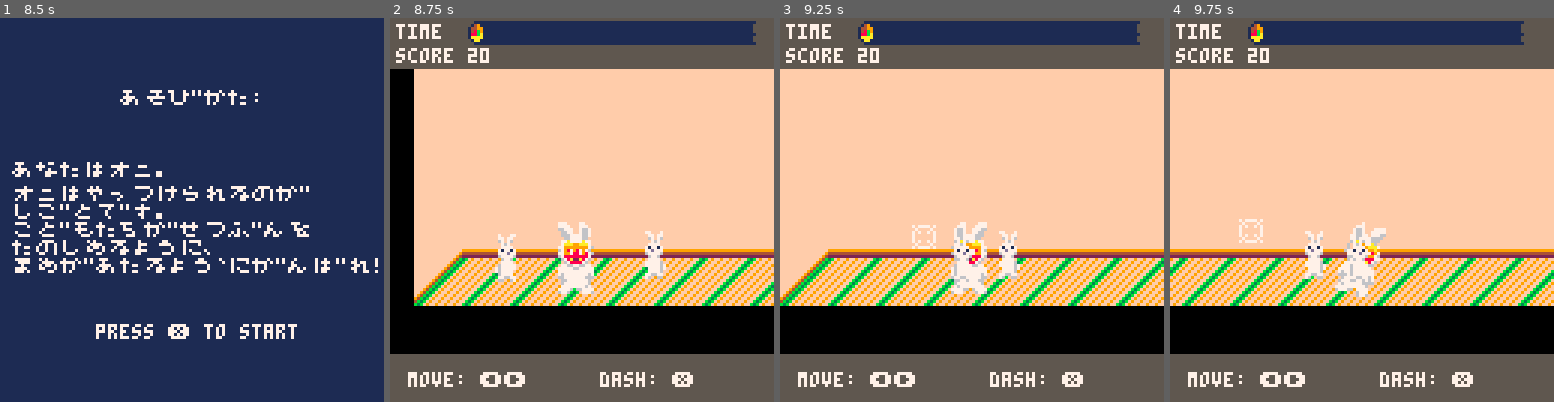
Above: before the commit, frames 1-4 (left to right).
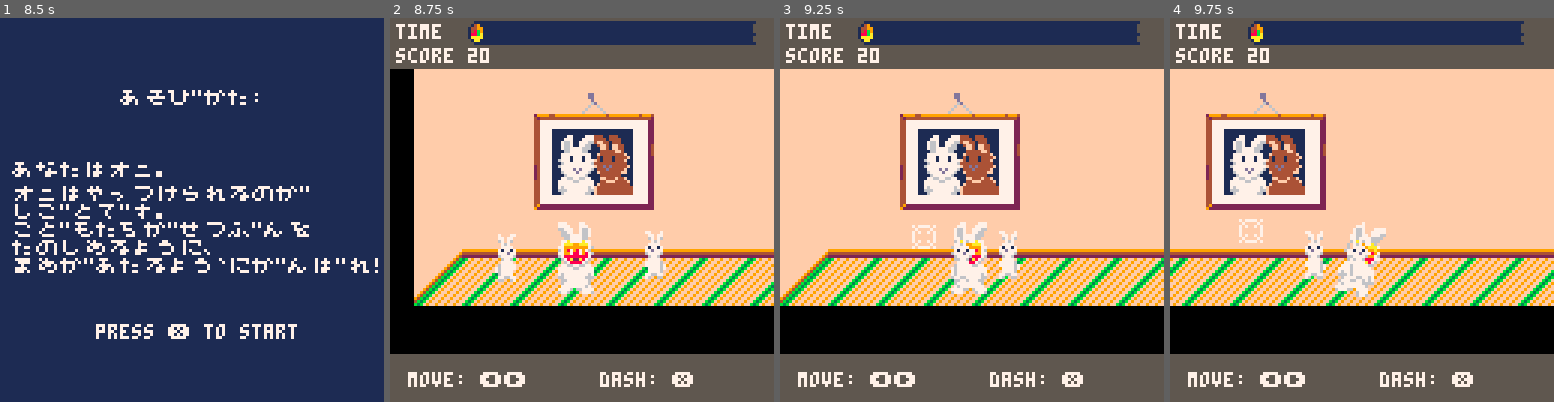
Above: after the commit, the same moments.

Repository: josiahp/setsubun
Game: PICO-8 cartridge setsubun.p8
The game is run twice, just before and just after one commit, with the same random seed, the same clock (stepped at 60 frames per second) and the same inputs.
Inputs:
- Up to frame 1 (8.5 s): tap X (X key) at 0.33, 1.07, 1.85, 2.97, 4.08, 5.2, 6.32, 7.43 s; tap O (Z key) at 0.7, 1.7, 2.1, 2.5, 2.9, 3.3, 3.7, 4.1, 4.5, 4.9, 5.3, 5.7, 6.1, 6.5, 6.9, 7.3, 7.7, 8.1 s; hold Right 1.6-2.1 s; hold Right 2.47-3.03 s; hold Left 3.08-3.58 s; hold Right 4.02-4.68 s; hold Left 5.08-5.68 s; hold Right 6.08-6.58 s; hold Right 6.63-7.13 s; hold Right 7.5-8.07 s; hold Left from 8.12 s (still down)
- Up to frame 2 (8.75 s): tap O (Z key) at 8.5 s; tap X (X key) at 8.55 s; release Left at 8.62 s
- Up to frame 3 (9.25 s): tap O (Z key) at 8.9 s; hold Right from 9.05 s (still down)
- Up to frame 4 (9.75 s): tap O (Z key) at 9.3, 9.7 s; tap X (X key) at 9.67 s; release Right at 9.72 s

Frame 1 is identical in both runs. In frame 2, 7.7% of the frame differs, in the area x 37-69%, y 19-50%; in frame 3, 7.7%; in frame 4, 7.7%.

Commit message:
feat: family picture doodad

Diff:
--- a/setsubun.p8
+++ b/setsubun.p8
@@ -1273,11 +1273,11 @@
 0000000000000000000000000000000000000000000000000000000000000000000000000505050505050505050500000000000000000000000000000000000000000000000000000000000000000000000000000000000000000000000000000000000000000000000000000000000000000000000000000000000000000000
 0000000000000000000000000000000000000000000000000000000000000000000000000505050505050505050000000000000000000000000000000000000000000000000000000000000000000000000000000000000000000000000000000000000000000000000000000000000000000000000000000000000000000000
 0018181818181818181818181818181818181818181818181818181818181818181818000000000000000000000000000000000000000000000000000000000000000000000000000000000000000000000000000000000000000000000000000000000000000000000000000000000000000000000000000000000000000000
-0018181818181818181818181818181818181818181818181818181818181818181818000000000000000000000000000000000000000000000000000000000000000000000000000000000000000000000000000000000000000000000000000000000000000000000000000000000000000000000000000000000000000000
-0018181818181818181818181818181818181818181818181818181818181818181818000000000000000000000000000000000000000000000000000000000000000000000000000000000000000000000000000000000000000000000000000000000000000000000000000000000000000000000000000000000000000000
-0018181818181818181818181818181818181818181818181818181818181818181818000000000000000000000000000000000000000000000000000000000000000000000000000000000000000000000000000000000000000000000000000000000000000000000000000000000000000000000000000000000000000000
-0018181818181818181818181818181818181818181818181818181818181818181818000000000000000000000000000000000000000000000000000000000000000000000000000000000000000000000000000000000000000000000000000000000000000000000000000000000000000000000000000000000000000000
-0018181818181818181818181818181818181818181818181818181818181818181818000000000000000000000000000000000000000000000000000000000000000000000000000000000000000000000000000000000000000000000000000000000000000000000000000000000000000000000000000000000000000000
+0018181818181818851818181818181818181818181818181818181818181818181818000000000000000000000000000000000000000000000000000000000000000000000000000000000000000000000000000000000000000000000000000000000000000000000000000000000000000000000000000000000000000000
+0018181818188081828384181818181818181818181818181818181818181818181818000000000000000000000000000000000000000000000000000000000000000000000000000000000000000000000000000000000000000000000000000000000000000000000000000000000000000000000000000000000000000000
+0018181818189091929394181818181818181818181818181818181818181818181818000000000000000000000000000000000000000000000000000000000000000000000000000000000000000000000000000000000000000000000000000000000000000000000000000000000000000000000000000000000000000000
+001818181818a0a1a2a3a4181818181818181818181818181818181818181818181818000000000000000000000000000000000000000000000000000000000000000000000000000000000000000000000000000000000000000000000000000000000000000000000000000000000000000000000000000000000000000000
+001818181818b0b1b2b3b4181818181818181818181818181818181818181818181818000000000000000000000000000000000000000000000000000000000000000000000000000000000000000000000000000000000000000000000000000000000000000000000000000000000000000000000000000000000000000000
 0018181818181818181818181818181818181818181818181818181818181818181818000000000000000000000000000000000000000000000000000000000000000000000000000000000000000000000000000000000000000000000000000000000000000000000000000000000000000000000000000000000000000000
 0018180d0d0d0d0d0d0d0d0d0d0d0d0d0d0d0d0d0d0d0d0d0d0d0d0d0d0d0d0d0d0d0d000000000000000000000000000000000000000000000000000000000000000000000000000000000000000000000000000000000000000000000000000000000000000000000000000000000000000000000000000000000000000000
 0018000000000000000000000000000000000000000000000000000000000000000000000000000000000000000000000000000000000000000000000000000000000000000000000000000000000000000000000000000000000000000000000000000000000000000000000000000000000000000000000000000000000000
Not shown, changed: 32 lines of the sprite sheet (__gfx__) section of setsubun.p8
